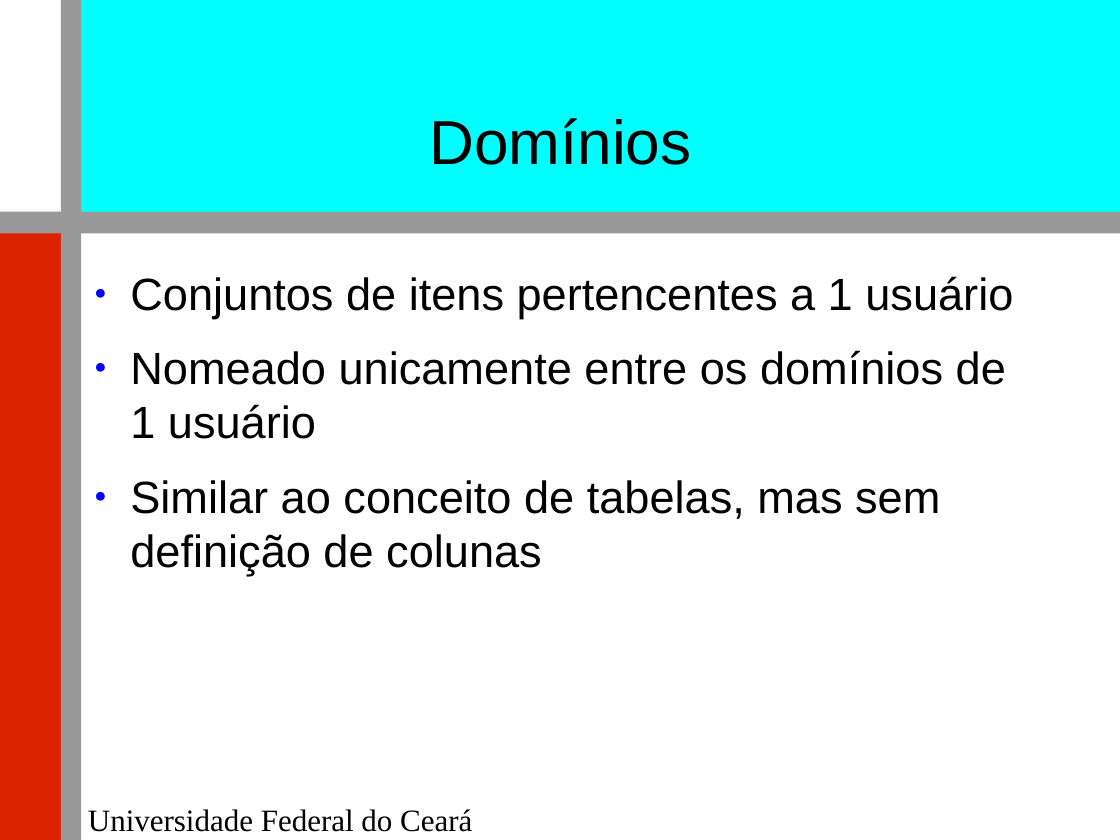
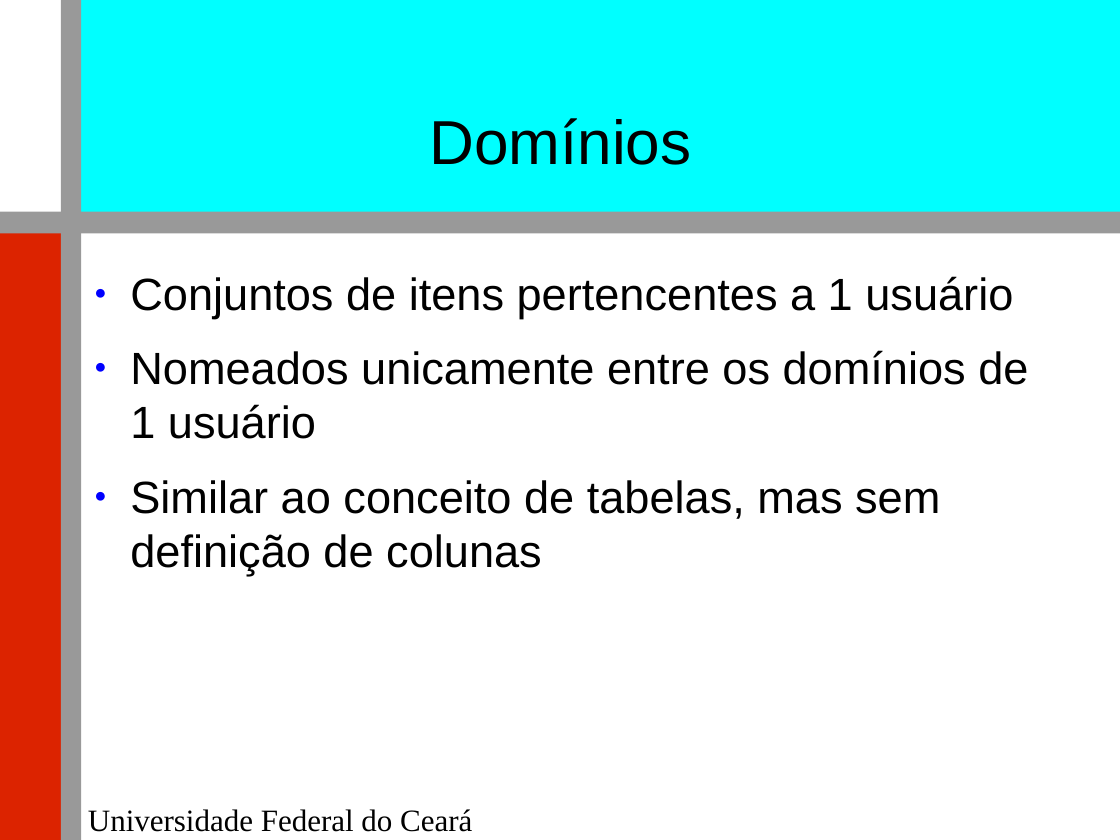
Before and after one commit to renatocjn/NoSQL_TF, a slide deck: slide 10 of Apresentação.odp. Drawn at 1120x840 pixels with LibreOffice and Linux fonts; fonts in the diff are those of the drawing; background and template pictures are left out. Boxes give left, top, right and bottom in pixels: in the first picture for what was removed or moved away, otherwise in the second. Text is boxed around its words. In the diff, an @@ line names an element or a change of style, - is before the commit and + after.

```diff
--- a/Apresentação.odp
+++ b/Apresentação.odp
@@ text at [130, 350, 1028, 439]: text changed @@
-● Nomeado unicamente entre os domínios de 1 usuário
+● Nomeados unicamente entre os domínios de 1 usuário
```
Also in this commit, not shown: 3 other slides changed, 1 slide added, 1 slide removed, 1 other file.
